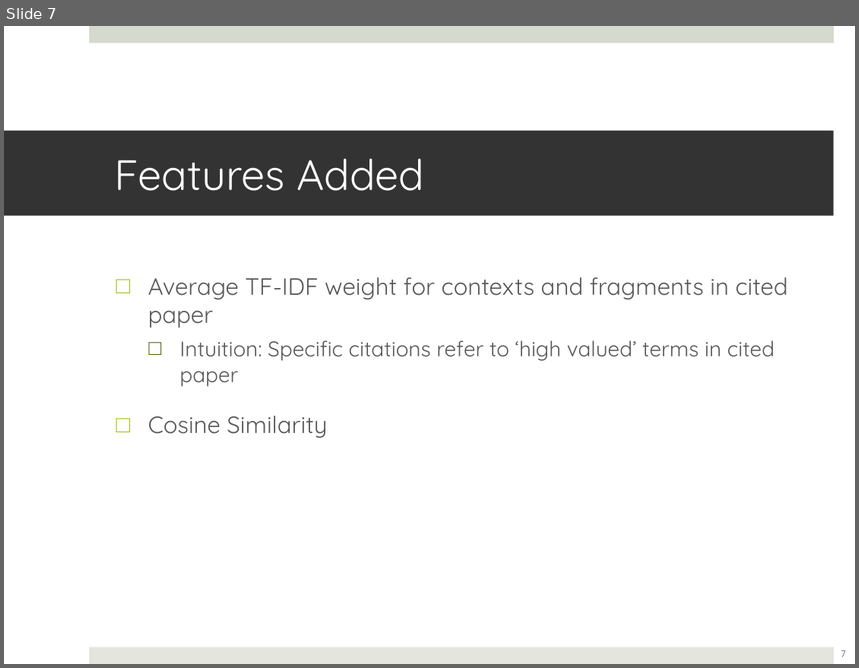
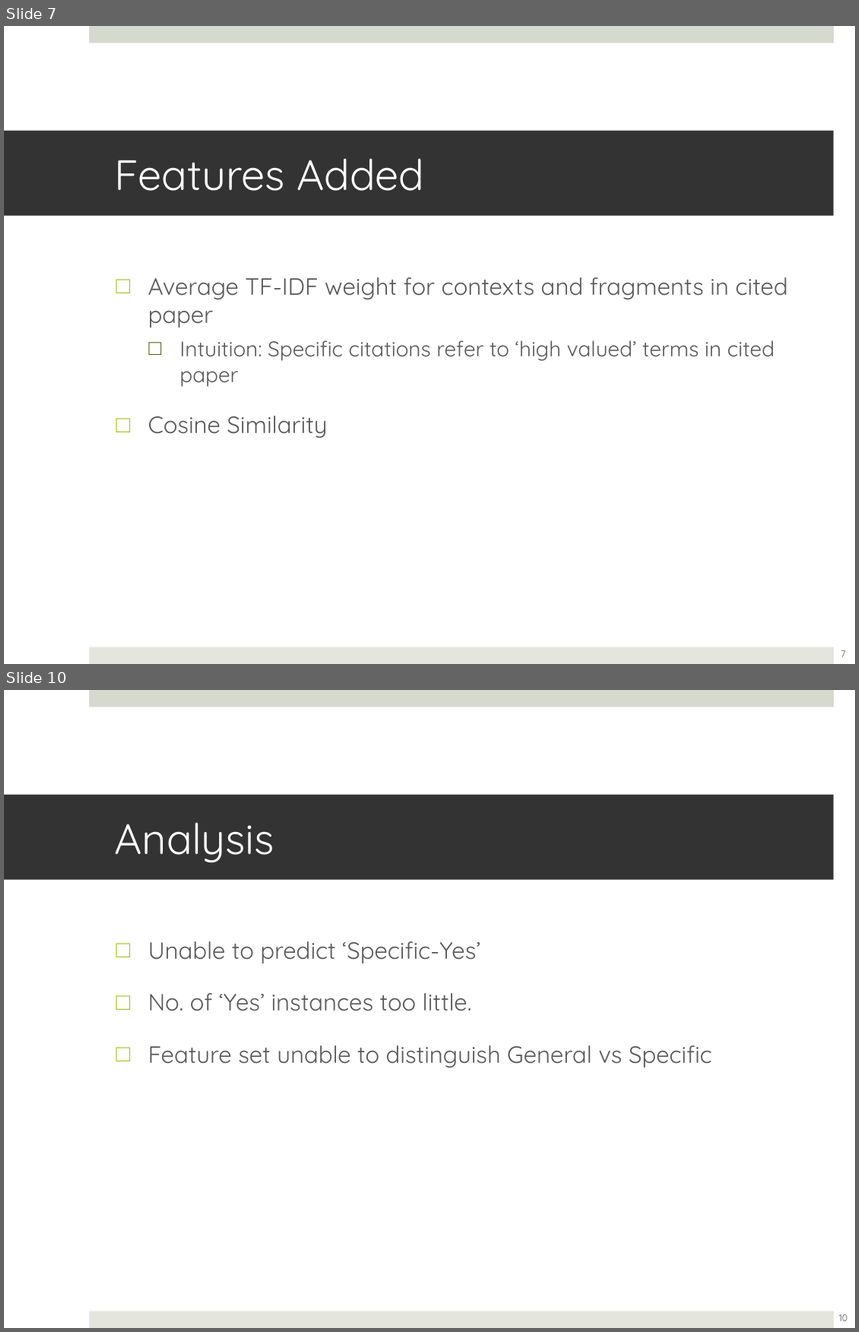
Before and after one commit to lwheng/fyp, a slide deck: presentation/fypupdate-2012-09-28.ppt. Shown one above the other, each under a label of ours: slide 7 before the commit, slides 7 and 10 after it; the slides between them are not shown. The pictures are 859x668 and 859x1332 pixels, drawn with LibreOffice and Linux fonts; fonts in the diff are those of the drawing. Boxes give left, top, right and bottom in pixels: in the first picture for what was removed or moved away, otherwise in the second. Text is boxed around its words. In the diff, an @@ line names an element or a change of style, - is before the commit and + after.

```diff
--- a/presentation/fypupdate-2012-09-28.ppt
+++ b/presentation/fypupdate-2012-09-28.ppt
@@ slide 10 added at (4, 690, 855, 1328), background #FFFFFF; not listed: 2 template elements that a slide beside it also shows @@
@@ title added at (4, 795, 834, 880), fill #333333, 36 pt, text #FFFFFF @@
+Analysis
@@ text added at (148, 942, 712, 1068), 20 pt, text #595959 @@
+□ Unable to predict ‘Specific-Yes’
+□ No. of ‘Yes’ instances too little.
+□ Feature set unable to distinguish General vs Specific
@@ page number added at (839, 1315, 848, 1322), 8 pt, text #595959 @@
+10
```
Also in this commit, not shown: 2 slides changed, 1 other slide added, 4 other files.
